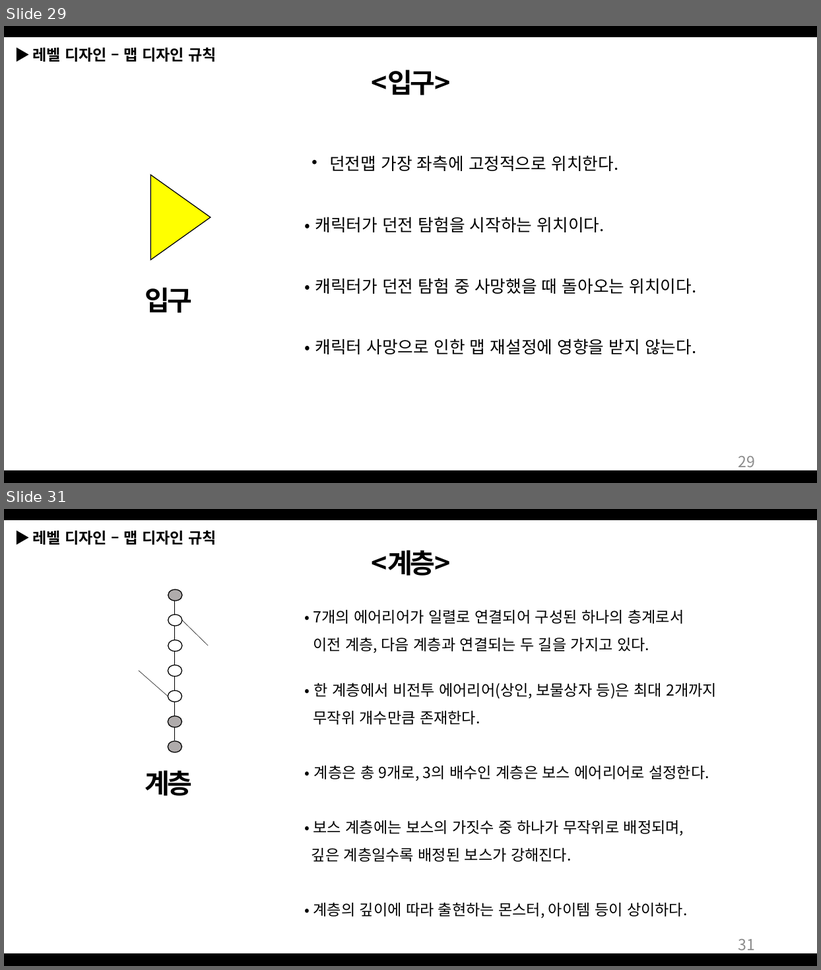
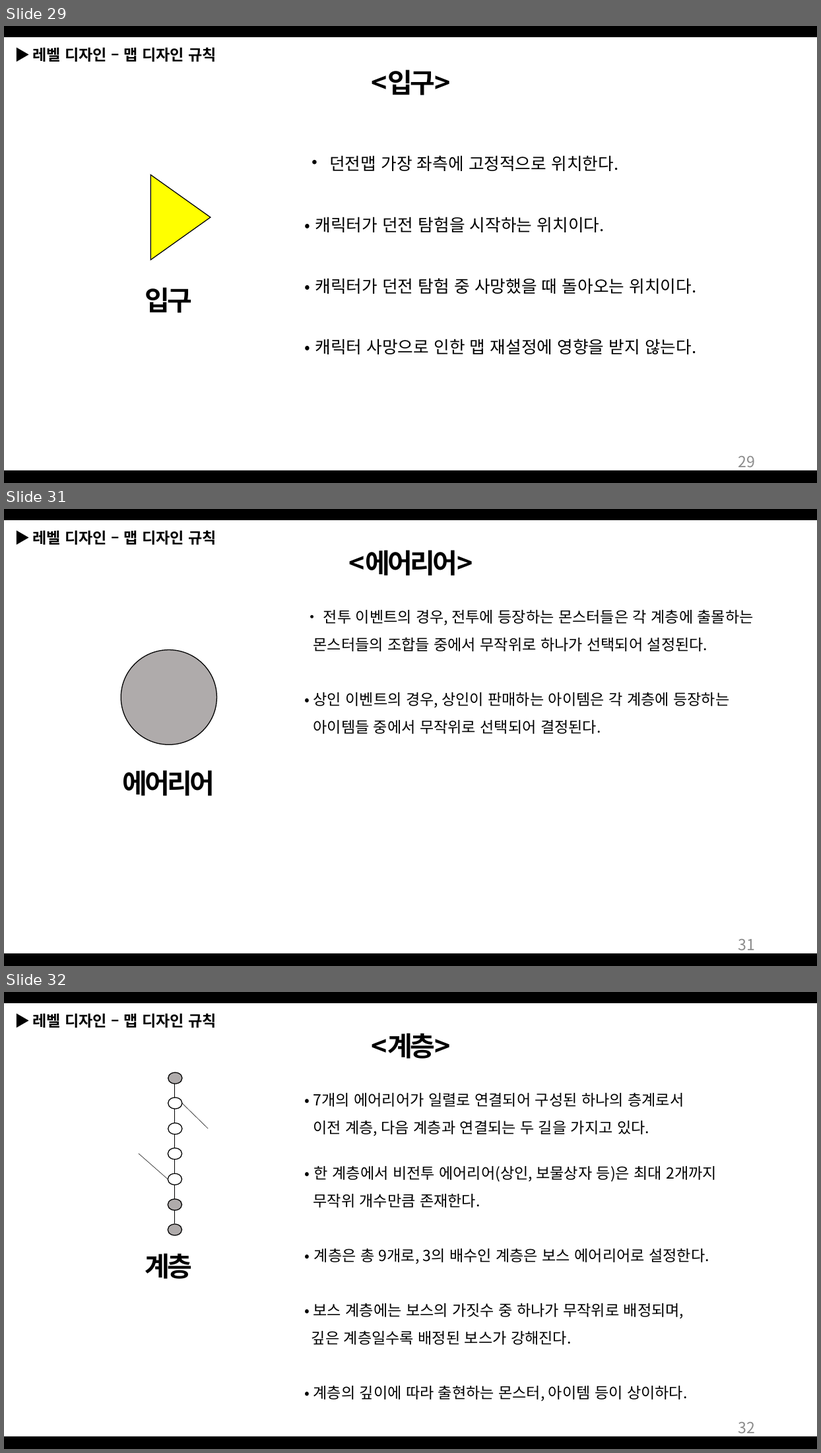
Before and after one commit to Bumizi/GameDesign, a slide deck: 2018 동계방학 기획자 특훈/Dungeon Saver_190114.pptx. Shown one above the other, each under a label of ours: slides 29 and 31 before the commit, slides 29, 31 and 32 after it; the slides between them are not shown. The pictures are 821x970 and 821x1453 pixels, drawn with LibreOffice and Linux fonts; fonts in the diff are those of the drawing. Boxes give left, top, right and bottom in pixels: in the first picture for what was removed or moved away, otherwise in the second. Text is boxed around its words. In the diff, an @@ line names an element or a change of style, - is before the commit and + after.

Commit message:
Dungeon Saver 12차
-피드백(대폭 생성...)
-맵디자인의 에어리어 소폭 수정

```diff
--- a/2018 동계방학 기획자 특훈/Dungeon Saver_190114.pptx
+++ b/2018 동계방학 기획자 특훈/Dungeon Saver_190114.pptx
@@ slide 31 added at (4, 509, 817, 966), background #FFFFFF @@
@@ rectangle added at (4, 509, 817, 520), fill #000000 @@
@@ text added at (32, 530, 217, 545), 18 pt, text #000000, bold @@
+▶ 레벨 디자인 – 맵 디자인 규칙
@@ text added at (349, 550, 473, 576), 32 pt, text #000000, bold @@
+<에어리어>
@@ text added at (314, 609, 754, 734), 18 pt, text #000000 @@
+• 전투 이벤트의 경우, 전투에 등장하는 몬스터들은 각 계층에 출몰하는
+몬스터들의 조합들 중에서 무작위로 하나가 선택되어 설정된다.
+• 상인 이벤트의 경우, 상인이 판매하는 아이템은 각 계층에 등장하는
+아이템들 중에서 무작위로 선택되어 결정된다.
@@ ellipse added at (121, 650, 217, 745), fill #AFABAB, outline #000000 1 pt @@
@@ text added at (123, 770, 215, 796), 32 pt, text #000000, bold @@
+에어리어
@@ page number added at (738, 939, 755, 955), 18 pt, text #8C8C8C @@
+31
@@ rectangle added at (4, 954, 817, 966), fill #000000 @@
@@ what was slide 31 is now slide 32 @@
@@ page number at (738, 1422, 755, 1438): text changed @@
-31
+32
```
Also in this commit, not shown: 4 slides changed, 1 other file.
